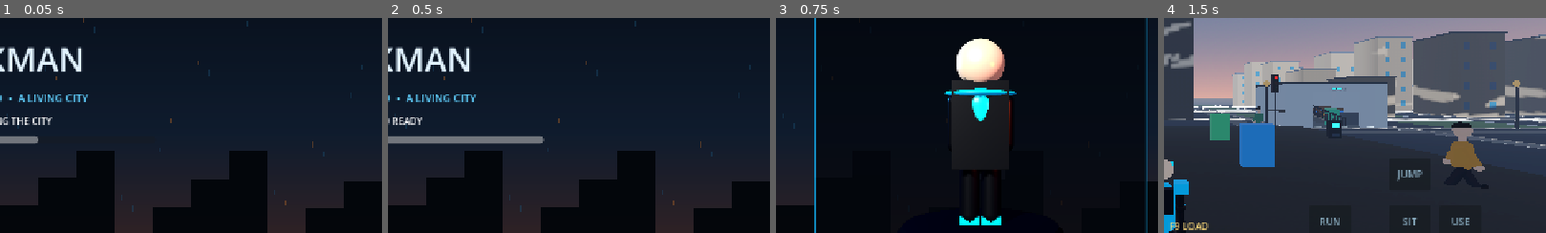
Above: before the commit, frames 1-4 (left to right).
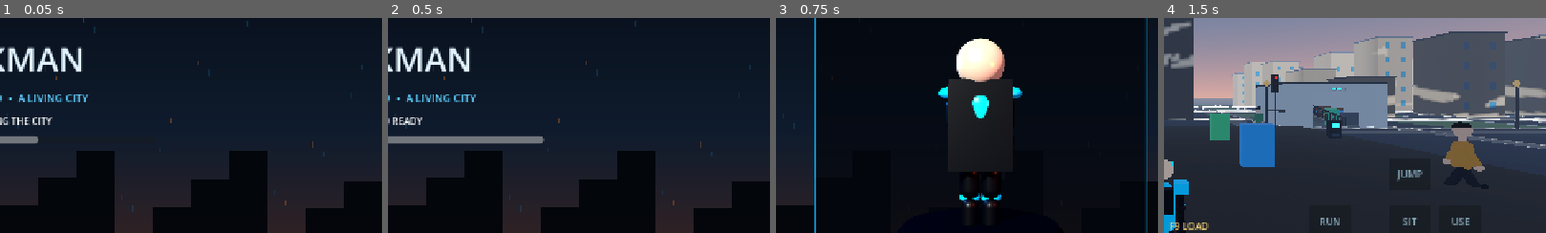
Above: after the commit, the same moments.

Repository: arezosaleh040-wq/Stickman
Game: Godot game, scene res://scenes/main.tscn
Same seed, same stepped clock (60 frames per second), same inputs: the game is played once before the commit and once after it.
Inputs:
- Up to frame 1 (0.05 s): no input
- Up to frame 2 (0.5 s): no input
- Up to frame 3 (0.75 s): click "▲" at 0.5 s
- Up to frame 4 (1.5 s): click "▶ PLAY" at 1.25 s
The pictures show only the part of the screen within x 50-100%, y 31-81%; the shares and areas given below are measured in that part.

Frames 1-2 are identical in both runs. In frame 3, 1.8% of the frame differs, in the area x 42-65%, y 27-97%; in frame 4, nothing differs.
Error in both runs: Invalid call. Nonexistent 'float' constructor. (res://scripts/player.gd:371)

Commit message:
Expand futuristic skin collection and 3D preview rig

Diff:
--- a/scripts/world.gd
+++ b/scripts/world.gd
@@ -25,6 +25,10 @@
 var skin_preview_root: Node3D
 var skin_preview_model: Node3D
 var skin_preview_limbs: Array[Node3D] = []
+var skin_preview_arms: Array[Node3D] = []
+var skin_preview_arm_elbows: Array[Node3D] = []
+var skin_preview_legs: Array[Node3D] = []
+var skin_preview_leg_knees: Array[Node3D] = []
 var skin_preview_parts: Dictionary = {}
 var skin_preview_time := 0.0
 var skin_preview_dragging := false
@@ -403,9 +407,14 @@
 		{"name":"SHADOW RUNNER","detail":"MIDNIGHT ARMOR  •  CYAN ENERGY","dark":Color(0.035,0.045,0.065),"accent":Color(0.0,0.78,1.0),"skin":Color(0.92,0.78,0.62)},
 		{"name":"INFERNO","detail":"EMBER CORE  •  CRIMSON GLOW","dark":Color(0.12,0.035,0.025),"accent":Color(1.0,0.24,0.055),"skin":Color(0.78,0.57,0.42)},
 		{"name":"TOXIC GHOST","detail":"DARK CAMO  •  NEON LIME","dark":Color(0.045,0.075,0.045),"accent":Color(0.48,0.95,0.23),"skin":Color(0.84,0.68,0.52)},
-		{"name":"VOID REAPER","detail":"ABYSS SUIT  •  VIOLET PLASMA","dark":Color(0.035,0.025,0.075),"accent":Color(0.72,0.25,1.0),"skin":Color(0.72,0.63,0.57)}
+		{"name":"VOID REAPER","detail":"ABYSS SUIT  •  VIOLET PLASMA","dark":Color(0.035,0.025,0.075),"accent":Color(0.72,0.25,1.0),"skin":Color(0.72,0.63,0.57)},
+		{"name":"FROST SENTINEL","detail":"GLACIER PLATE  •  ARCTIC BLUE","dark":Color(0.055,0.11,0.18),"accent":Color(0.32,0.86,1.0),"skin":Color(0.83,0.9,0.96)},
+		{"name":"CRIMSON RONIN","detail":"SHOGUN ARMOR  •  SCARLET EDGE","dark":Color(0.16,0.025,0.045),"accent":Color(1.0,0.12,0.18),"skin":Color(0.9,0.69,0.55)},
+		{"name":"SOLAR KNIGHT","detail":"ROYAL GOLD  •  SUNFIRE CORE","dark":Color(0.16,0.12,0.045),"accent":Color(1.0,0.72,0.18),"skin":Color(0.92,0.77,0.58)},
+		{"name":"PHANTOM CIRCUIT","detail":"STEALTH WEAVE  •  MAGENTA PULSE","dark":Color(0.085,0.025,0.12),"accent":Color(1.0,0.14,0.62),"skin":Color(0.89,0.72,0.68)},
+		{"name":"OCEAN WARDEN","detail":"DEEP-SEA ARMOR  •  TURQUOISE","dark":Color(0.02,0.10,0.11),"accent":Color(0.0,0.88,0.78),"skin":Color(0.72,0.82,0.75)},
+		{"name":"OBSIDIAN TITAN","detail":"FORGED BLACK  •  AMBER REACTOR","dark":Color(0.08,0.065,0.04),"accent":Color(1.0,0.52,0.1),"skin":Color(0.72,0.60,0.48)}
 	]
-
 
 func _create_skin_preview() -> void:
 	var card := PanelContainer.new()
@@ -503,10 +512,11 @@
 
 
 func _build_skin_preview_model() -> void:
-	var palette: Dictionary = _skin_palettes()[clampi(GameState.character_skin,0,3)]
+	var palette: Dictionary = _skin_palettes()[clampi(GameState.character_skin,0,9)]
 	var dark_mat := _skin_material(palette.dark,0.34)
 	var accent_mat := _skin_material(palette.accent,0.24)
 	var skin_mat := _skin_material(palette.skin,0.48)
+
 	var torso := _skin_mesh("PreviewTorso",CapsuleMesh.new(),Vector3(0,1.15,0),accent_mat)
 	(torso.mesh as CapsuleMesh).radius = 0.22
 	(torso.mesh as CapsuleMesh).height = 0.82
@@ -517,45 +527,84 @@
 	skin_preview_model.add_child(head)
 	skin_preview_parts["Head"] = head
 	skin_preview_parts["Torso"] = torso
+
 	var visor := _skin_mesh("EnergyVisor",BoxMesh.new(),Vector3(0,1.88,-0.245),accent_mat)
-	(visor.mesh as BoxMesh).size = Vector3(0.39,0.085,0.055)
+	(visor.mesh as BoxMesh).size = Vector3(0.40,0.085,0.06)
 	skin_preview_model.add_child(visor)
 	skin_preview_parts["Visor"] = visor
+	var chest_core := _skin_mesh("ChestReactor",CylinderMesh.new(),Vector3(0,1.20,-0.215),accent_mat)
+	(chest_core.mesh as CylinderMesh).top_radius = 0.105
+	(chest_core.mesh as CylinderMesh).bottom_radius = 0.105
+	(chest_core.mesh as CylinderMesh).height = 0.055
+	chest_core.rotation.x = PI * 0.5
+	skin_preview_model.add_child(chest_core)
+	skin_preview_parts["ChestCore"] = chest_core
+
 	var hip := _skin_mesh("PreviewHip",CapsuleMesh.new(),Vector3(0,0.72,0),dark_mat)
 	(hip.mesh as CapsuleMesh).radius = 0.19
 	(hip.mesh as CapsuleMesh).height = 0.3
 	skin_preview_model.add_child(hip)
 	for side in [-1.0,1.0]:
+		var shoulder := _skin_mesh("ShoulderArmor",SphereMesh.new(),Vector3(side*0.29,1.48,0),accent_mat)
+		(shoulder.mesh as SphereMesh).radius = 0.19
+		(shoulder.mesh as SphereMesh).height = 0.22
+		shoulder.scale = Vector3(1.0,0.75,0.85)
+		skin_preview_model.add_child(shoulder)
+		skin_preview_parts["ShoulderArmor"] = shoulder
+
 		var arm_pivot := Node3D.new()
-		arm_pivot.position = Vector3(side*0.28,1.43,0)
+		arm_pivot.position = Vector3(side*0.29,1.43,0)
 		skin_preview_model.add_child(arm_pivot)
-		var arm := _skin_mesh("Arm",CapsuleMesh.new(),Vector3(0,-0.29,0),dark_mat)
-		(arm.mesh as CapsuleMesh).radius = 0.105
-		(arm.mesh as CapsuleMesh).height = 0.68
-		arm_pivot.add_child(arm)
-		skin_preview_limbs.append(arm_pivot)
+		var upper_arm := _skin_mesh("UpperArm",CapsuleMesh.new(),Vector3(0,-0.19,0),dark_mat)
+		(upper_arm.mesh as CapsuleMesh).radius = 0.105
+		(upper_arm.mesh as CapsuleMesh).height = 0.40
+		arm_pivot.add_child(upper_arm)
+		var elbow := Node3D.new()
+		elbow.position.y = -0.37
+		arm_pivot.add_child(elbow)
+		var forearm := _skin_mesh("Forearm",CapsuleMesh.new(),Vector3(0,-0.16,0),dark_mat)
+		(forearm.mesh as CapsuleMesh).radius = 0.09
+		(forearm.mesh as CapsuleMesh).height = 0.34
+		elbow.add_child(forearm)
+		var glove := _skin_mesh("Glove",SphereMesh.new(),Vector3(0,-0.34,-0.015),accent_mat)
+		(glove.mesh as SphereMesh).radius = 0.095
+		(glove.mesh as SphereMesh).height = 0.15
+		elbow.add_child(glove)
+		skin_preview_arms.append(arm_pivot)
+		skin_preview_arm_elbows.append(elbow)
+
 		var leg_pivot := Node3D.new()
 		leg_pivot.position = Vector3(side*0.12,0.66,0)
 		skin_preview_model.add_child(leg_pivot)
-		var leg := _skin_mesh("Leg",CapsuleMesh.new(),Vector3(0,-0.31,0),dark_mat)
-		(leg.mesh as CapsuleMesh).radius = 0.115
-		(leg.mesh as CapsuleMesh).height = 0.72
-		leg_pivot.add_child(leg)
-		var boot := _skin_mesh("Boot",BoxMesh.new(),Vector3(0,-0.65,-0.09),accent_mat)
-		(boot.mesh as BoxMesh).size = Vector3(0.23,0.14,0.36)
-		leg_pivot.add_child(boot)
-		skin_preview_limbs.append(leg_pivot)
-	var shoulder := _skin_mesh("ShoulderArmor",SphereMesh.new(),Vector3(0,1.48,0),accent_mat)
-	(shoulder.mesh as SphereMesh).radius = 0.34
-	(shoulder.mesh as SphereMesh).height = 0.2
-	shoulder.scale = Vector3(1.2,0.55,0.8)
-	skin_preview_model.add_child(shoulder)
+		var upper_leg := _skin_mesh("UpperLeg",CapsuleMesh.new(),Vector3(0,-0.19,0),dark_mat)
+		(upper_leg.mesh as CapsuleMesh).radius = 0.115
+		(upper_leg.mesh as CapsuleMesh).height = 0.40
+		leg_pivot.add_child(upper_leg)
+		var knee := Node3D.new()
+		knee.position.y = -0.38
+		leg_pivot.add_child(knee)
+		var knee_guard := _skin_mesh("KneeGuard",SphereMesh.new(),Vector3(0,0,-0.085),accent_mat)
+		(knee_guard.mesh as SphereMesh).radius = 0.12
+		(knee_guard.mesh as SphereMesh).height = 0.14
+		knee.add_child(knee_guard)
+		var lower_leg := _skin_mesh("LowerLeg",CapsuleMesh.new(),Vector3(0,-0.19,0),dark_mat)
+		(lower_leg.mesh as CapsuleMesh).radius = 0.10
+		(lower_leg.mesh as CapsuleMesh).height = 0.39
+		knee.add_child(lower_leg)
+		var boot := _skin_mesh("Boot",BoxMesh.new(),Vector3(0,-0.39,-0.10),accent_mat)
+		(boot.mesh as BoxMesh).size = Vector3(0.25,0.15,0.38)
+		knee.add_child(boot)
+		skin_preview_legs.append(leg_pivot)
+		skin_preview_leg_knees.append(knee)
+
+	var shoulder_line := _skin_mesh("ChestArmorTrim",BoxMesh.new(),Vector3(0,1.48,-0.205),accent_mat)
+	(shoulder_line.mesh as BoxMesh).size = Vector3(0.38,0.065,0.05)
+	skin_preview_model.add_child(shoulder_line)
 	var cape := _skin_mesh("PreviewCape",BoxMesh.new(),Vector3(0,1.12,0.19),dark_mat)
-	(cape.mesh as BoxMesh).size = Vector3(0.62,0.98,0.07)
+	(cape.mesh as BoxMesh).size = Vector3(0.72,1.02,0.075)
 	cape.rotation.x = -0.12
 	skin_preview_model.add_child(cape)
 	skin_preview_parts["Cape"] = cape
-
 
 func _skin_mesh(label: String, mesh: Mesh, position_value: Vector3, material: Material) -> MeshInstance3D:
 	var node := MeshInstance3D.new()
@@ -577,14 +626,25 @@
 func _apply_skin_preview_palette() -> void:
 	if skin_preview_parts.is_empty():
 		return
-	var palette: Dictionary = _skin_palettes()[clampi(GameState.character_skin,0,3)]
+	var palette: Dictionary = _skin_palettes()[clampi(GameState.character_skin,0,9)]
 	var preview_title := menu_root.find_child("SkinPreviewTitle",true,false) as Label
 	if preview_title:
 		preview_title.text = str(palette.name) + "  •  3D SKIN PREVIEW"
 	for part_name in skin_preview_parts:
 		var node: MeshInstance3D = skin_preview_parts[part_name]
-		var tint: Color = palette.skin if part_name == "Head" else (palette.accent if part_name == "Torso" or part_name == "Visor" else palette.dark)
-		node.material_override = _skin_material(tint,0.3)
+		var tint: Color
+		if part_name == "Head":
+			tint = palette.skin
+		elif part_name in ["Torso","Visor","ChestCore","ShoulderArmor"]:
+			tint = palette.accent
+		else:
+			tint = palette.dark
+		var material := _skin_material(tint,0.3)
+		if part_name in ["Visor","ChestCore"]:
+			material.emission_enabled = true
+			material.emission = palette.accent
+			material.emission_energy_multiplier = 0.9
+		node.material_override = material
 
 
 func _animate_skin_preview(delta: float) -> void:
@@ -593,14 +653,19 @@
 	skin_preview_time += delta
 	var pulse := sin(skin_preview_time*2.8)
 	skin_preview_model.position.y = 0.18 + sin(skin_preview_time*1.7)*0.045
-	skin_preview_model.rotation.y += delta*0.18
-	for i in range(skin_preview_limbs.size()):
-		var phase := skin_preview_time*2.0 + (PI if i%2 == 1 else 0.0)
-		if i < 2:
-			skin_preview_limbs[i].rotation.z = sin(phase)*0.16 + pulse*0.025
-		else:
-			skin_preview_limbs[i].rotation.x = sin(phase)*0.10
-	var palette: Dictionary = _skin_palettes()[clampi(GameState.character_skin,0,3)]
+	skin_preview_model.rotation.y += delta*0.13
+	for i in range(skin_preview_arms.size()):
+		var arm_phase := skin_preview_time*1.55 + (PI if i == 1 else 0.0)
+		skin_preview_arms[i].rotation.x = sin(arm_phase)*0.075
+		skin_preview_arms[i].rotation.z = (-0.035 if i == 0 else 0.035) + sin(arm_phase*0.5)*0.018
+		if i < skin_preview_arm_elbows.size():
+			skin_preview_arm_elbows[i].rotation.x = 0.12 + maxf(0.0,sin(arm_phase))*0.05
+	for i in range(skin_preview_legs.size()):
+		var leg_phase := skin_preview_time*1.55 + (PI if i == 1 else 0.0)
+		skin_preview_legs[i].rotation.x = sin(leg_phase)*0.045
+		if i < skin_preview_leg_knees.size():
+			skin_preview_leg_knees[i].rotation.x = maxf(0.0,-cos(leg_phase))*0.07
+	var palette: Dictionary = _skin_palettes()[clampi(GameState.character_skin,0,9)]
 	if skin_preview_parts.has("Visor"):
 		var visor: MeshInstance3D = skin_preview_parts["Visor"]
 		var material := visor.material_override as StandardMaterial3D
@@ -608,7 +673,11 @@
 			material.emission_enabled = true
 			material.emission = palette.accent
 			material.emission_energy_multiplier = 0.7 + absf(pulse)*1.4
-
+	if skin_preview_parts.has("ChestCore"):
+		var reactor: MeshInstance3D = skin_preview_parts["ChestCore"]
+		var reactor_material := reactor.material_override as StandardMaterial3D
+		if reactor_material:
+			reactor_material.emission_energy_multiplier = 0.65 + absf(pulse)*1.55
 
 func _on_skin_preview_gui_input(event: InputEvent) -> void:
 	if event is InputEventScreenDrag:
@@ -743,7 +812,7 @@
 	if skin_studio_panel == null or not is_instance_valid(skin_studio_panel):
 		return
 	var name_label := skin_studio_panel.find_child("SelectedSkinName",true,false) as Label
-	var palette: Dictionary = _skin_palettes()[clampi(GameState.character_skin,0,3)]
+	var palette: Dictionary = _skin_palettes()[clampi(GameState.character_skin,0,9)]
 	if name_label:
 		name_label.text = str(palette.name)
 	if skin_details_label:
